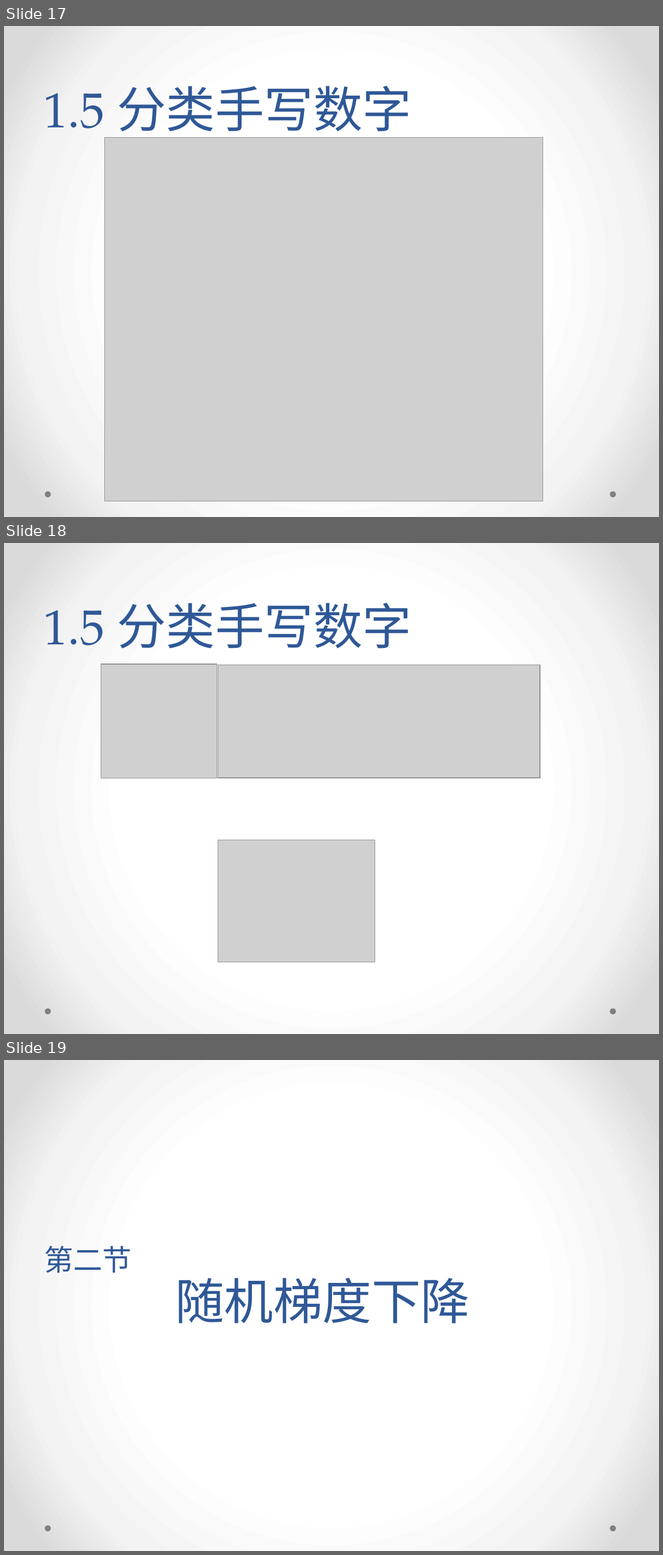
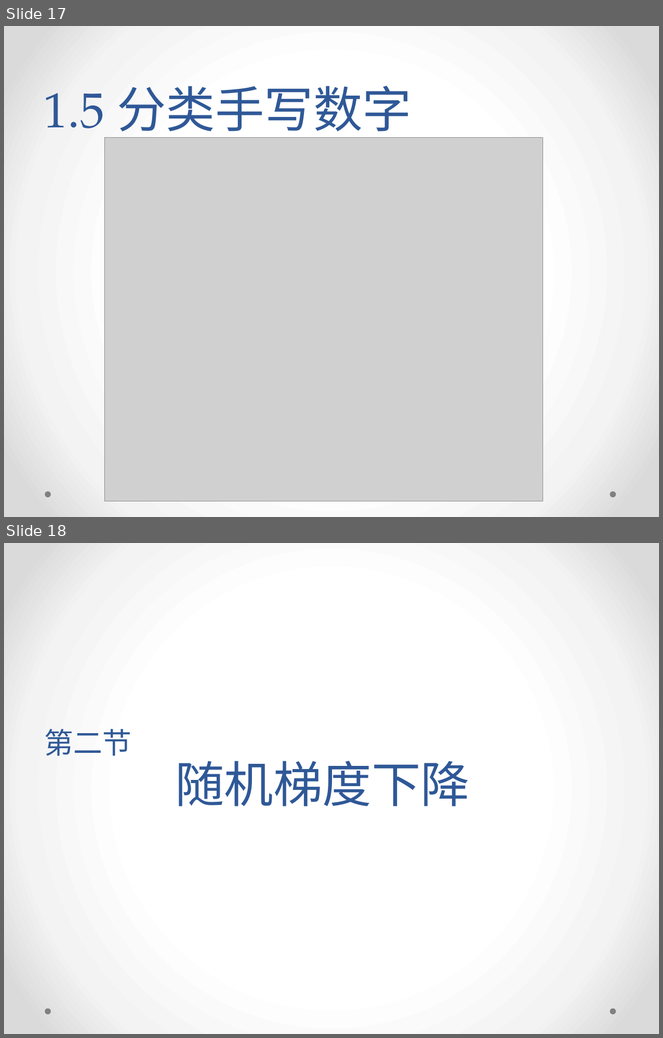
Before and after one commit to yish0000/neuralnetwork, a slide deck: 深度学习数学原理初探.pptx. Shown one above the other, each under a label of ours: slides 17, 18 and 19 before the commit, slides 17 and 18 after it. The pictures are 663x1555 and 663x1038 pixels, drawn with LibreOffice and Linux fonts; fonts in the diff are those of the drawing; grey boxes stand for pictures; background and template pictures are left out. Boxes give left, top, right and bottom in pixels: in the first picture for what was removed or moved away, otherwise in the second. Text is boxed around its words. In the diff, an @@ line names an element or a change of style, - is before the commit and + after.

Commit message:
ppt

```diff
--- a/深度学习数学原理初探.pptx
+++ b/深度学习数学原理初探.pptx
@@ slide 18 removed at (4, 543, 659, 1034), background gradient #FFFFFF to #F4F4F4 to #DADADA; not listed: 2 template elements that a slide beside it also shows @@
@@ title removed at (44, 603, 412, 649) @@
-1.5 分类手写数字
@@ picture removed at (101, 664, 217, 778) @@
@@ picture removed at (218, 665, 541, 778) @@
@@ picture removed at (218, 840, 375, 962) @@
@@ what was slide 19 is now slide 18 @@
```
